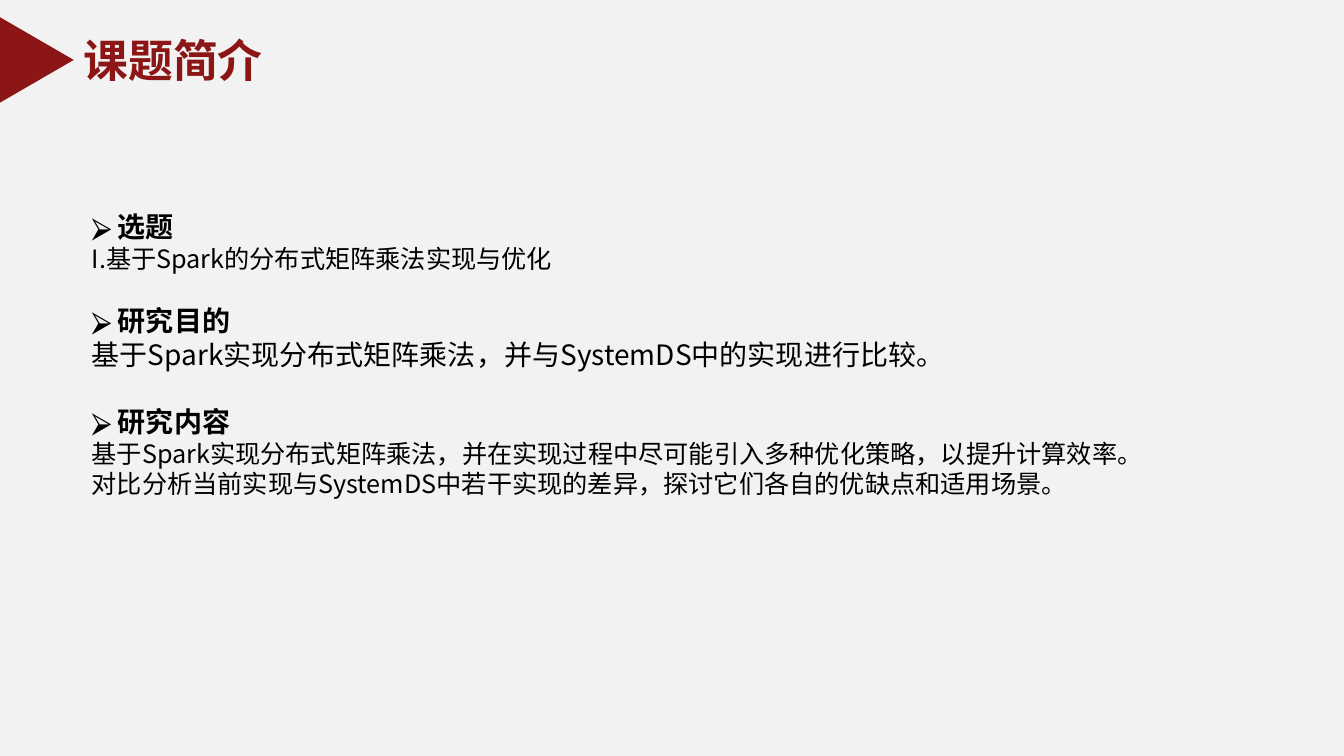
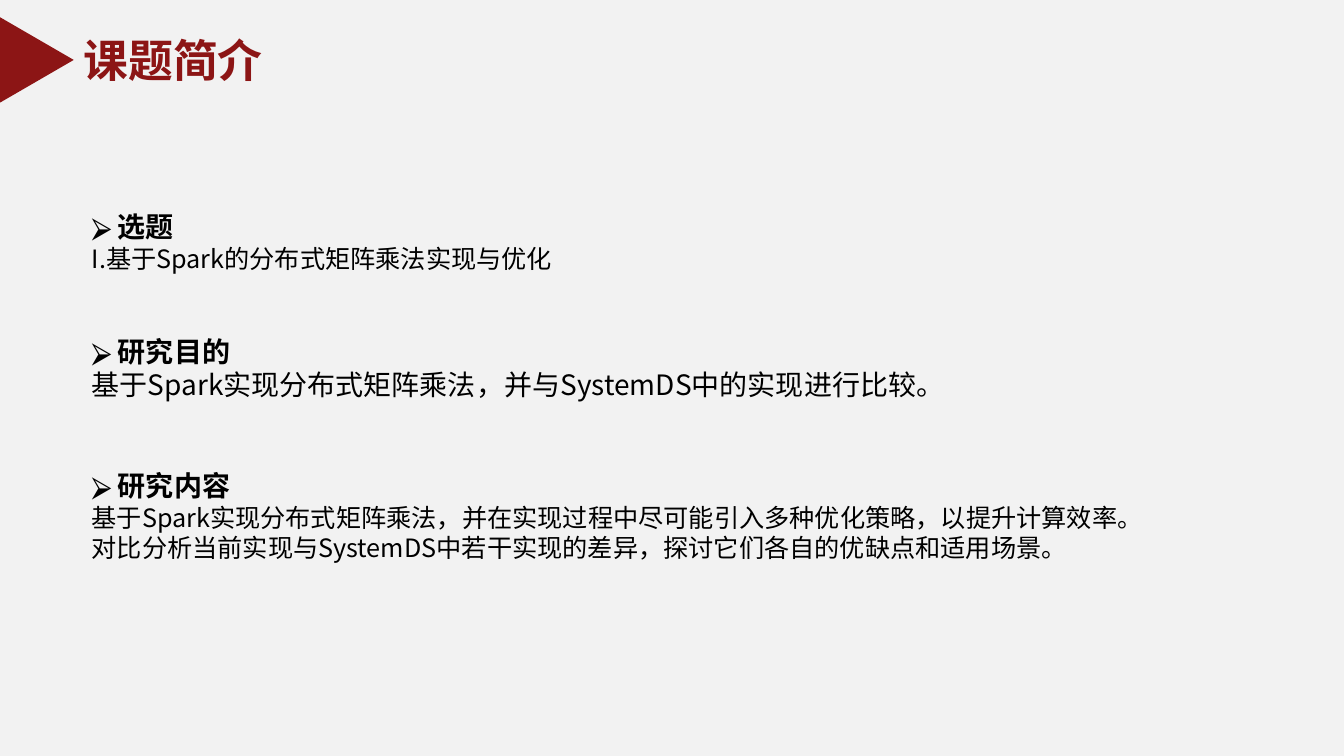
Before and after one commit to YangFan0918/assignment-submission-template, a slide deck: slide 4 of 汇报ppt.pptx. Drawn at 1344x756 pixels with LibreOffice and Linux fonts; fonts in the diff are those of the drawing; background and template pictures are left out. Boxes give left, top, right and bottom in pixels: in the first picture for what was removed or moved away, otherwise in the second. Text is boxed around its words. In the diff, an @@ line names an element or a change of style, - is before the commit and + after.

```diff
--- a/汇报ppt.pptx
+++ b/汇报ppt.pptx
@@ text "⮚ 选题" rewrapped from (92, 213, 1143, 499) to (92, 213, 1143, 563) @@
```
Also in this commit, not shown: 6 other slides changed, 12 slides added, 13 slides removed, 3 other files.
